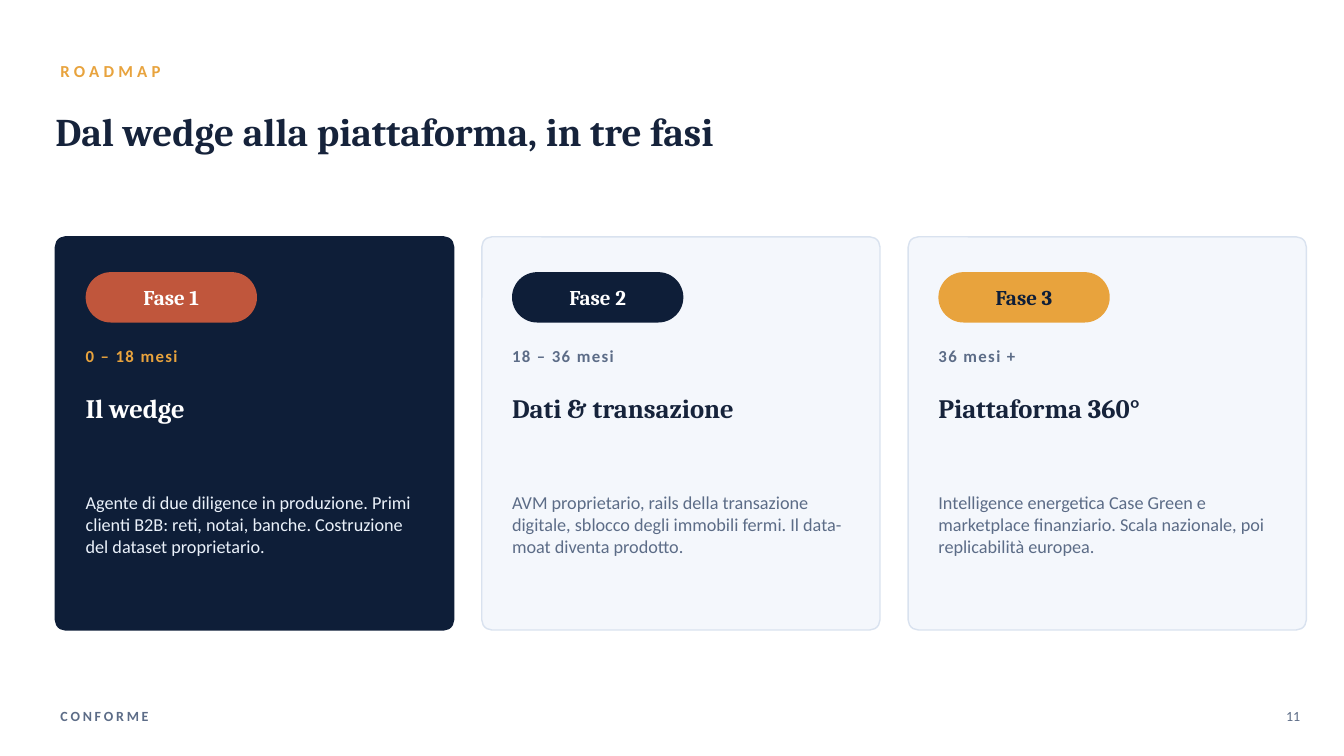
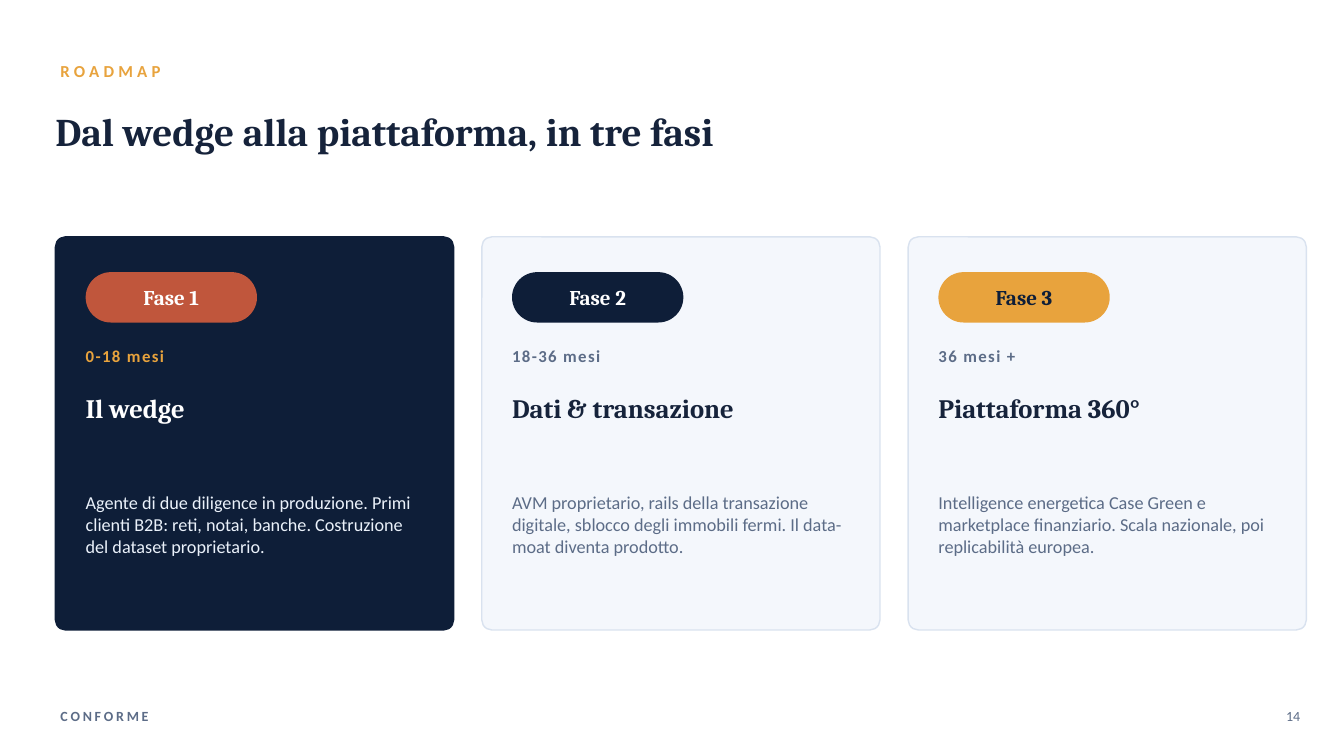
Before and after one commit to lucamartino-dev/Luca, a slide deck: slide 14 of proptech-deck/Conforme_Pitch.pptx (slide 11 before the commit). Drawn at 1344x756 pixels with LibreOffice and Linux fonts; fonts in the diff are those of the drawing. Boxes give left, top, right and bottom in pixels: in the first picture for what was removed or moved away, otherwise in the second. Text is boxed around its words. In the diff, an @@ line names an element or a change of style, - is before the commit and + after.

```diff
--- a/proptech-deck/Conforme_Pitch.pptx
+++ b/proptech-deck/Conforme_Pitch.pptx
@@ text at bbox=[86, 350, 164, 362]: text changed @@
-0 – 18 mesi
+0-18 mesi
@@ text at bbox=[512, 350, 600, 362]: text changed @@
-18 – 36 mesi
+18-36 mesi
@@ text at bbox=[1286, 712, 1300, 721]: text changed @@
-11
+14
```
Also in this commit, not shown: 8 other slides changed, 3 slides added, 4 other files.
